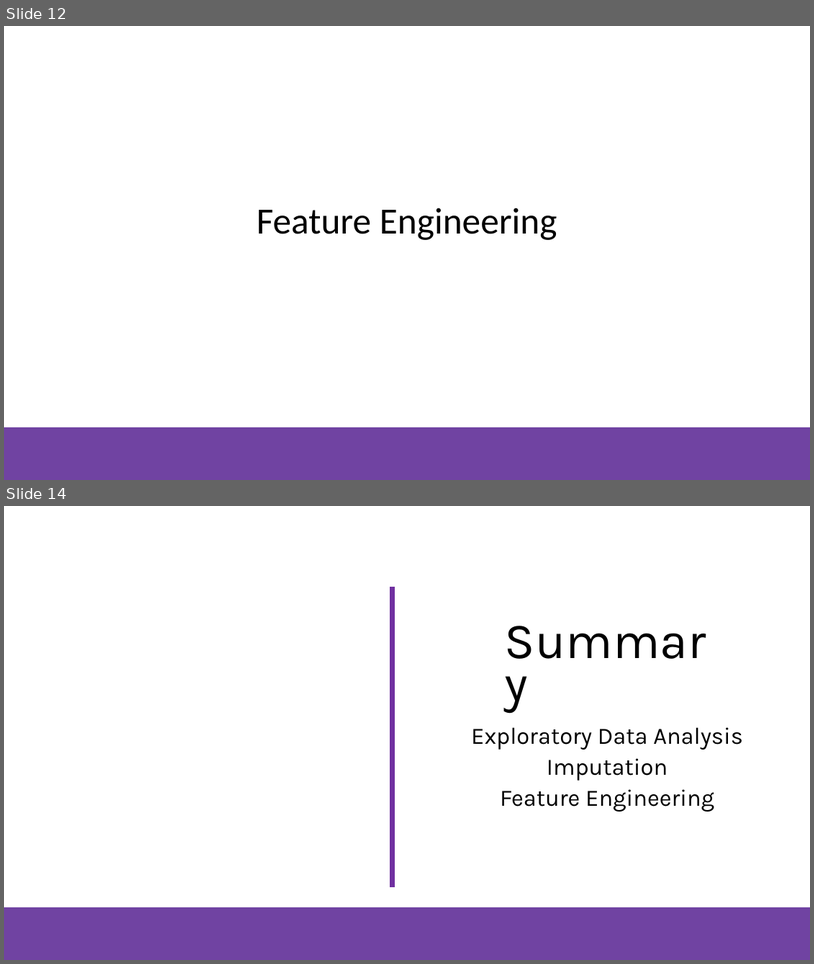
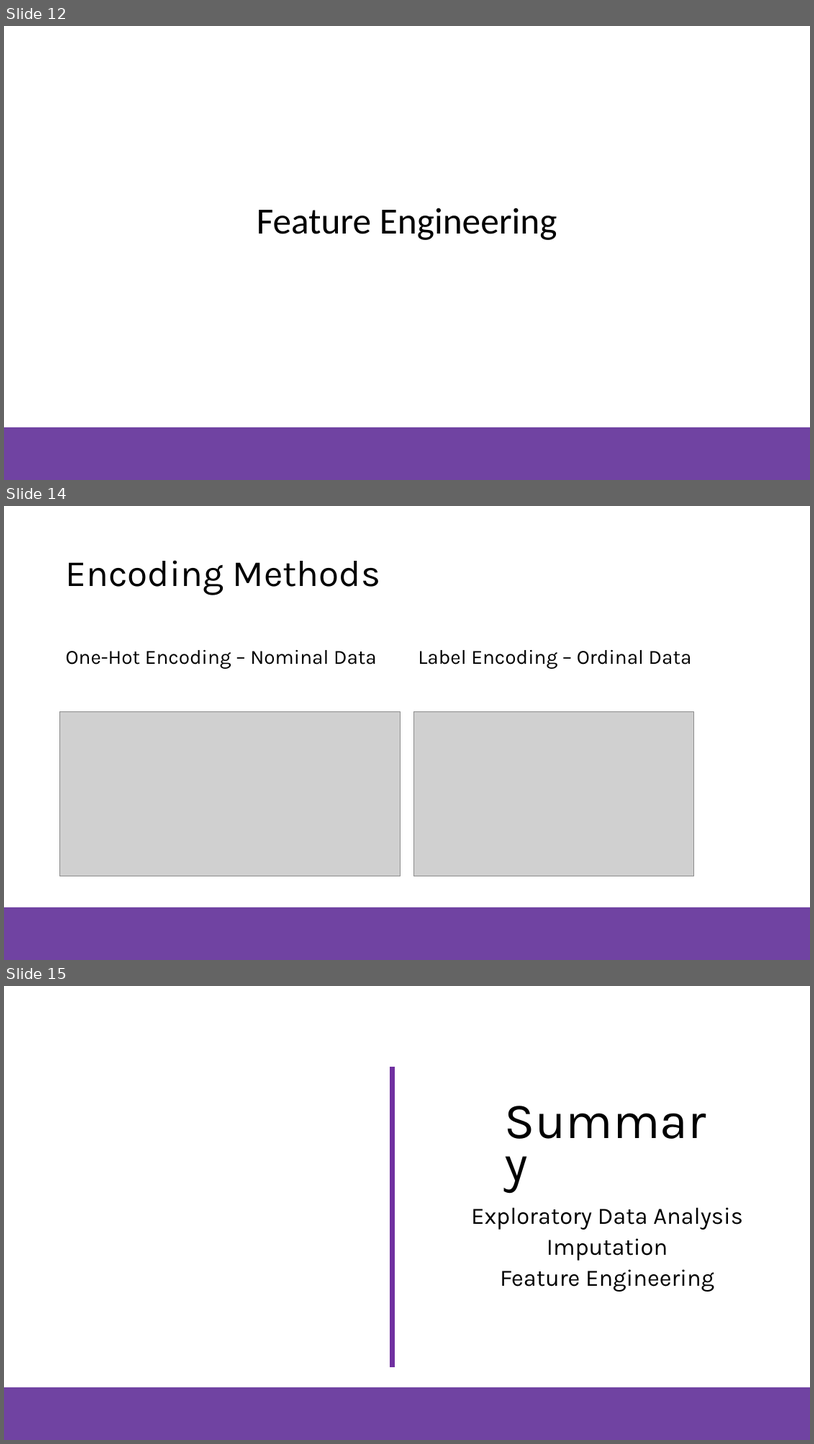
Before and after one commit to NZMSA/2021-introduction-to-data-science, a slide deck: Data Preparation/slides/MSA-2021-introduction-to-data-science-data-preparation.pptx. Shown one above the other, each under a label of ours: slides 12 and 14 before the commit, slides 12, 14 and 15 after it; the slides between them are not shown. The pictures are 814x964 and 814x1444 pixels, drawn with LibreOffice and Linux fonts; fonts in the diff are those of the drawing; grey boxes stand for pictures; background and template pictures are left out. Boxes give left, top, right and bottom in pixels: in the first picture for what was removed or moved away, otherwise in the second. Text is boxed around its words. In the diff, an @@ line names an element or a change of style, - is before the commit and + after.

Commit message:
Finished one hot encoding

```diff
--- a/Data Preparation/slides/MSA-2021-introduction-to-data-science-data-preparation.pptx
+++ b/Data Preparation/slides/MSA-2021-introduction-to-data-science-data-preparation.pptx
@@ slide 14 added at (4, 506, 810, 960), background #FFFFFF; not listed: 1 template element that a slide beside it also shows @@
@@ title added at (66, 560, 381, 595), 44 pt, text #000000 @@
+Encoding Methods
@@ text added at (66, 649, 377, 669), 24 pt, text #000000 @@
+One-Hot Encoding – Nominal Data
@@ text added at (418, 649, 692, 669), 24 pt, text #000000 @@
+Label Encoding – Ordinal Data
@@ picture added at (59, 712, 401, 875) @@
@@ picture added at (414, 712, 694, 875) @@
@@ what was slide 14 is now slide 15 @@
```
Also in this commit, not shown: 1 slide changed, 3 other files.
